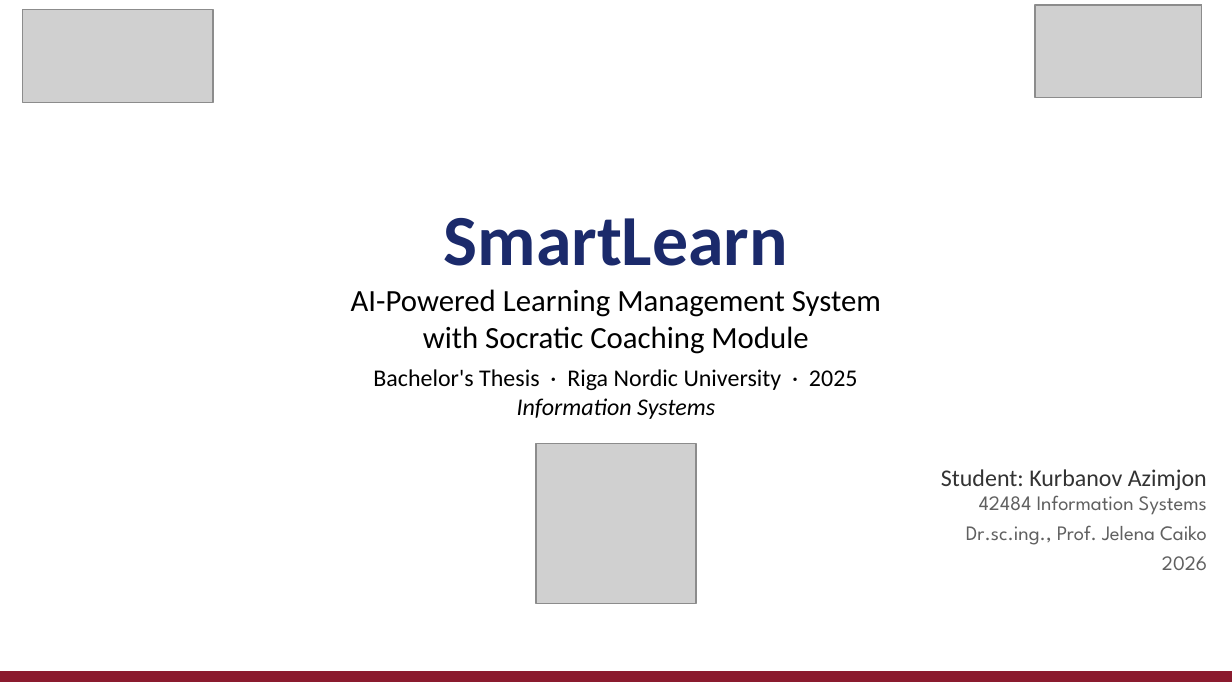
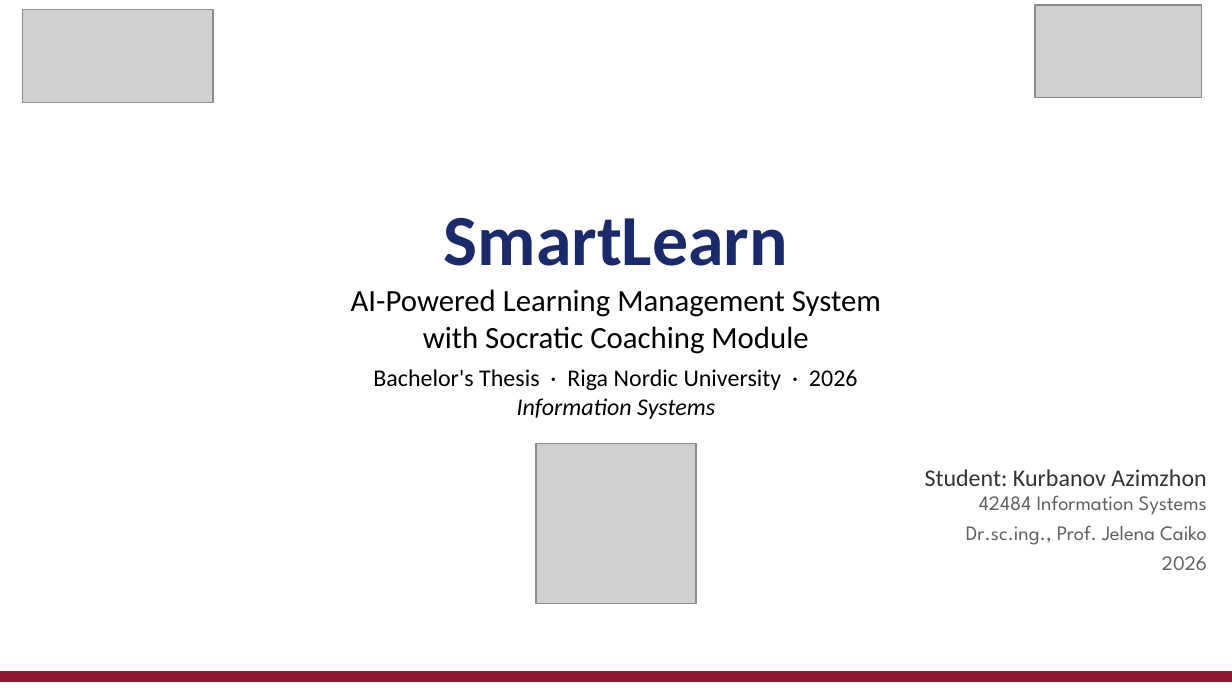
Before and after one commit to aziimjon/SMARTLEARNN, a slide deck: slide 1 of docs/Presentation_SmartLearn.pptx. Drawn at 1232x693 pixels with LibreOffice and Linux fonts; fonts in the diff are those of the drawing; grey boxes stand for pictures. Boxes give left, top, right and bottom in pixels: in the first picture for what was removed or moved away, otherwise in the second. Text is boxed around its words. In the diff, an @@ line names an element or a change of style, - is before the commit and + after.

Commit message:
Fix author name Azimjon → Azimzhon  in presentation

```diff
--- a/docs/Presentation_SmartLearn.pptx
+++ b/docs/Presentation_SmartLearn.pptx
@@ text at box(373, 369, 858, 419): text changed @@
-Bachelor's Thesis · Riga Nordic University · 2025
-Information Systems
+Bachelor's Thesis · Riga Nordic University · 2026
+Information Systems
@@ text at box(925, 469, 1206, 486): text changed @@
-Student: Kurbanov Azimjon
+Student: Kurbanov Azimzhon
```
Also in this commit, not shown: 1 other slide changed.
